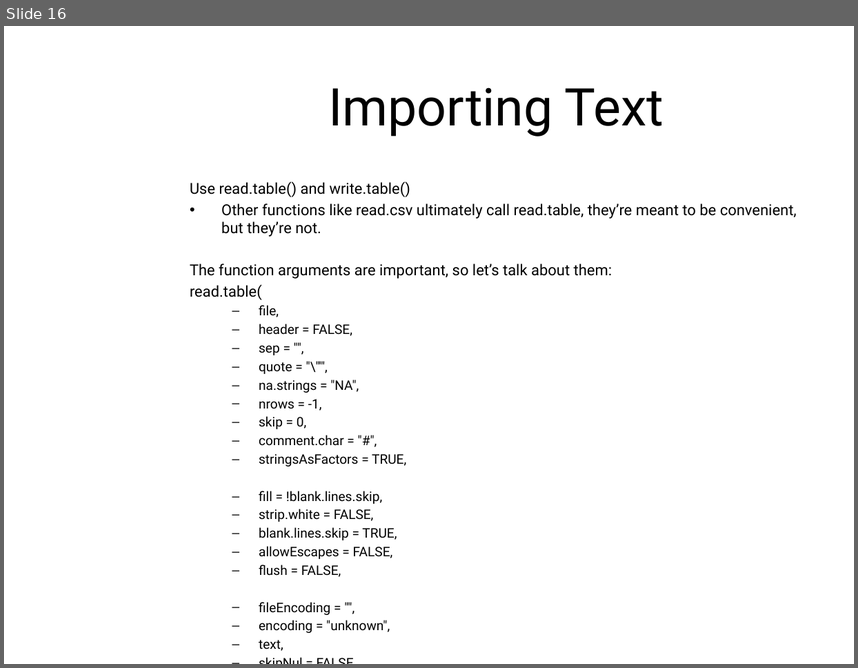
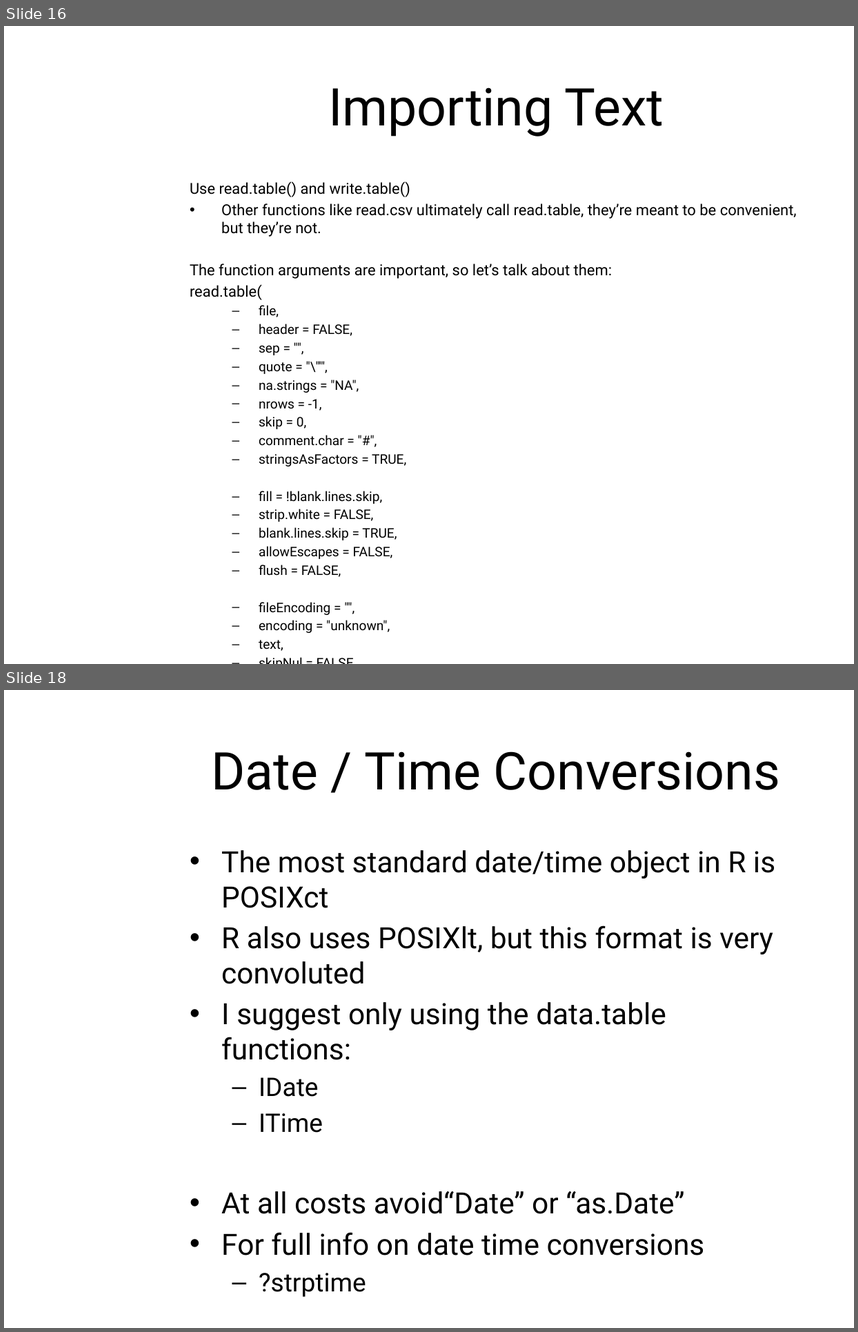
Before and after one commit to geneorama/DataScienceForBusiness, a slide deck: Lec3/Lecture_3.pptx. Shown one above the other, each under a label of ours: slide 16 before the commit, slides 16 and 18 after it; the slides between them are not shown. The pictures are 858x668 and 858x1332 pixels, drawn with LibreOffice and Linux fonts; fonts in the diff are those of the drawing; background and template pictures are left out. Boxes give left, top, right and bottom in pixels: in the first picture for what was removed or moved away, otherwise in the second. Text is boxed around its words. In the diff, an @@ line names an element or a change of style, - is before the commit and + after.

```diff
--- a/Lec3/Lecture_3.pptx
+++ b/Lec3/Lecture_3.pptx
@@ slide 18 added at bbox=[4, 690, 854, 1328], background #FFFFFF @@
@@ title added at bbox=[212, 751, 780, 790], 44 pt, text #000000 @@
+Date / Time Conversions
@@ text added at bbox=[221, 850, 775, 1255], 24.8 pt, text #000000 @@
+• The most standard date/time object in R is POSIXct
+• R also uses POSIXlt, but this format is very convoluted
+• I suggest only using the data.table functions:
+  – IDate
+  – ITime
+• At all costs avoid“Date” or “as.Date”
+• For full info on date time conversions
+  – ?strptime
```
Also in this commit, not shown: 1 slide changed, 2 other files.
